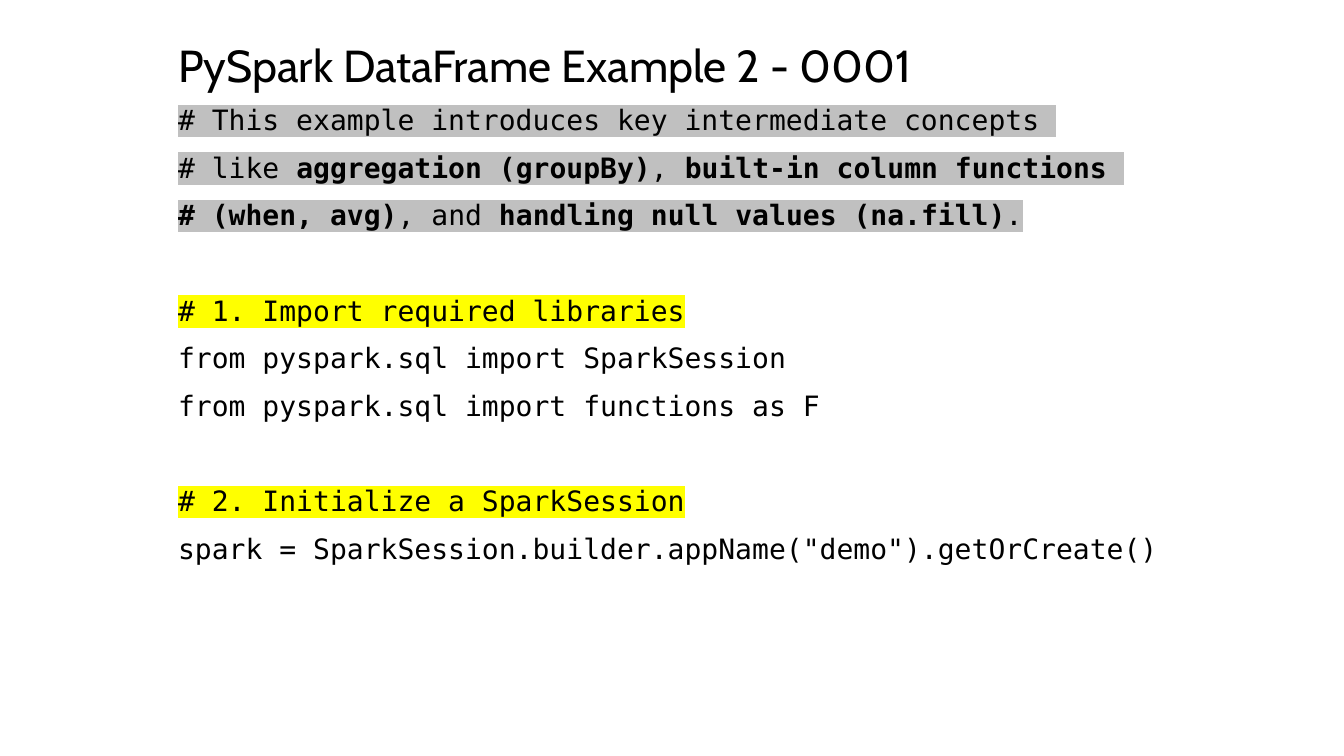
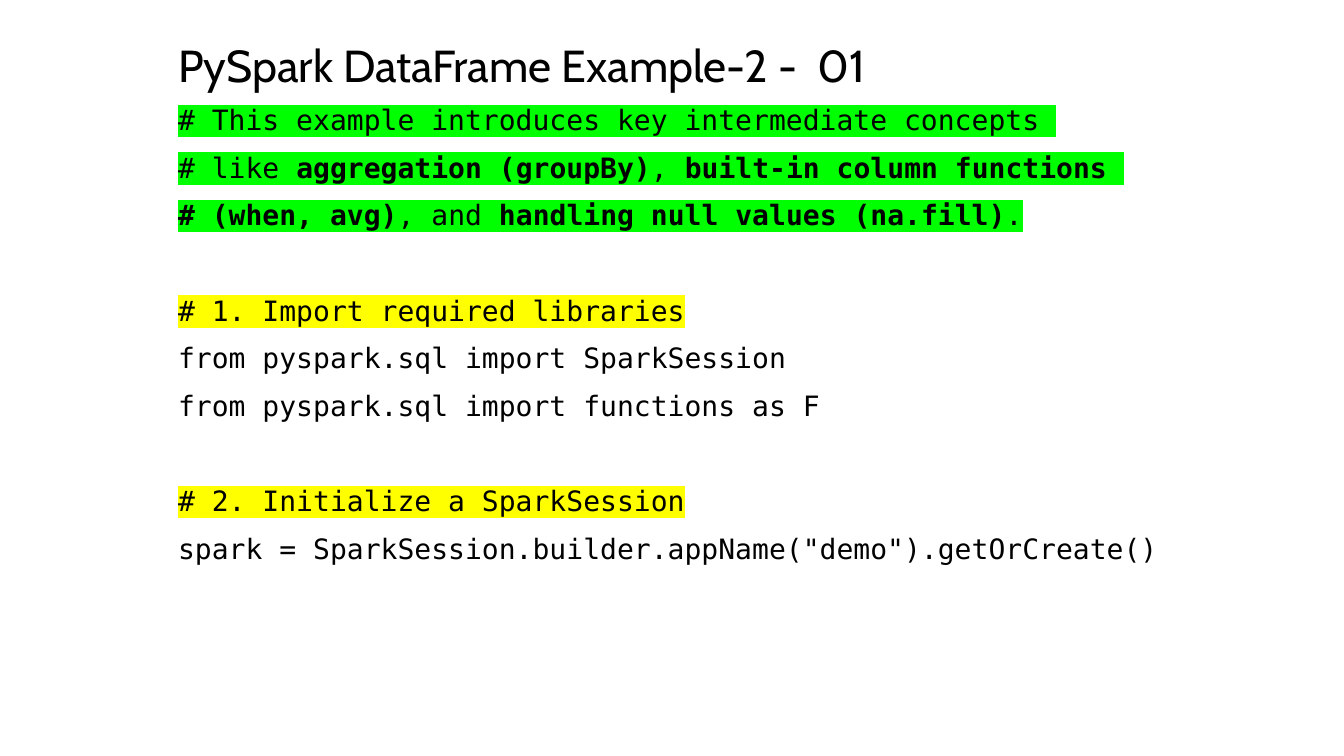
Before and after one commit to mahmoudparsian/big-data-modeling, a slide deck: slide 35 of course_information/COURSE_OUTLINE_10_WEEKS.pptx (slide 34 before the commit). Drawn at 1344x756 pixels with LibreOffice and Linux fonts; fonts in the diff are those of the drawing; background and template pictures are left out. Boxes give left, top, right and bottom in pixels: in the first picture for what was removed or moved away, otherwise in the second. Text is boxed around its words. In the diff, an @@ line names an element or a change of style, - is before the commit and + after.

```diff
--- a/course_information/COURSE_OUTLINE_10_WEEKS.pptx
+++ b/course_information/COURSE_OUTLINE_10_WEEKS.pptx
@@ title at [178, 48, 866, 93]: text changed @@
-PySpark DataFrame Example 2 - 0001
+PySpark DataFrame Example-2 - 01
@@ subtitle at [212, 108, 1107, 231]: highlight #C0C0C0 to #00FF00 in "# This example introduces key intermediate concepts", "# like aggregation (groupBy), built-in column functions", "# (when, avg), and handling null values ..." @@
```
Also in this commit, not shown: 15 other slides changed, 1 slide added, 1 other file.
